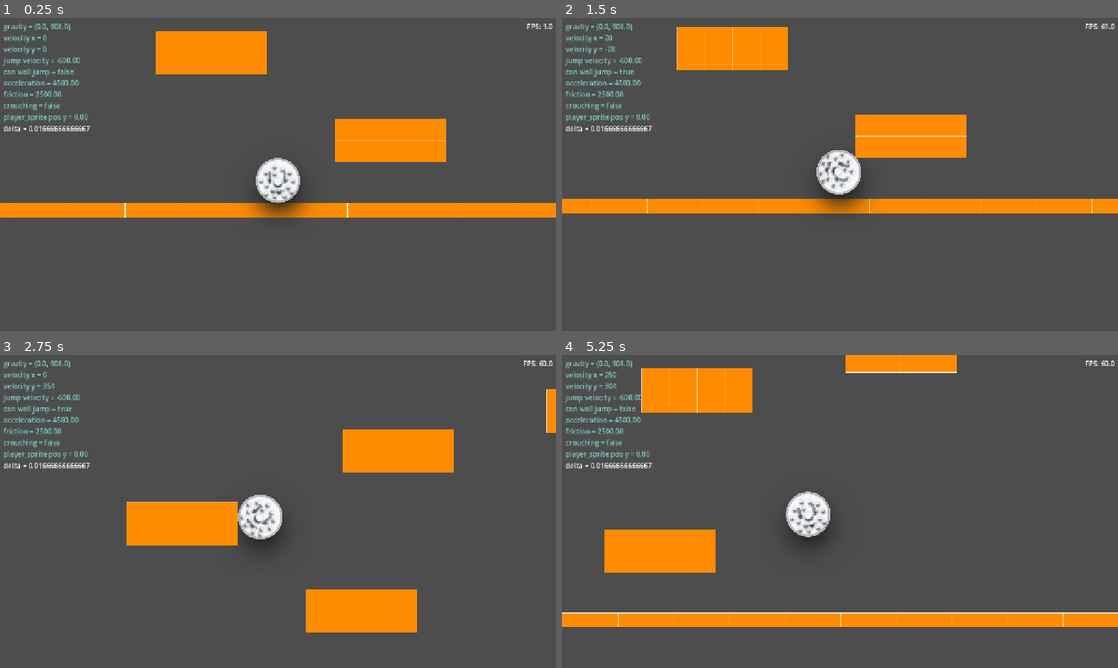
Above: before the commit, frames 1-4 (two rows, left to right).
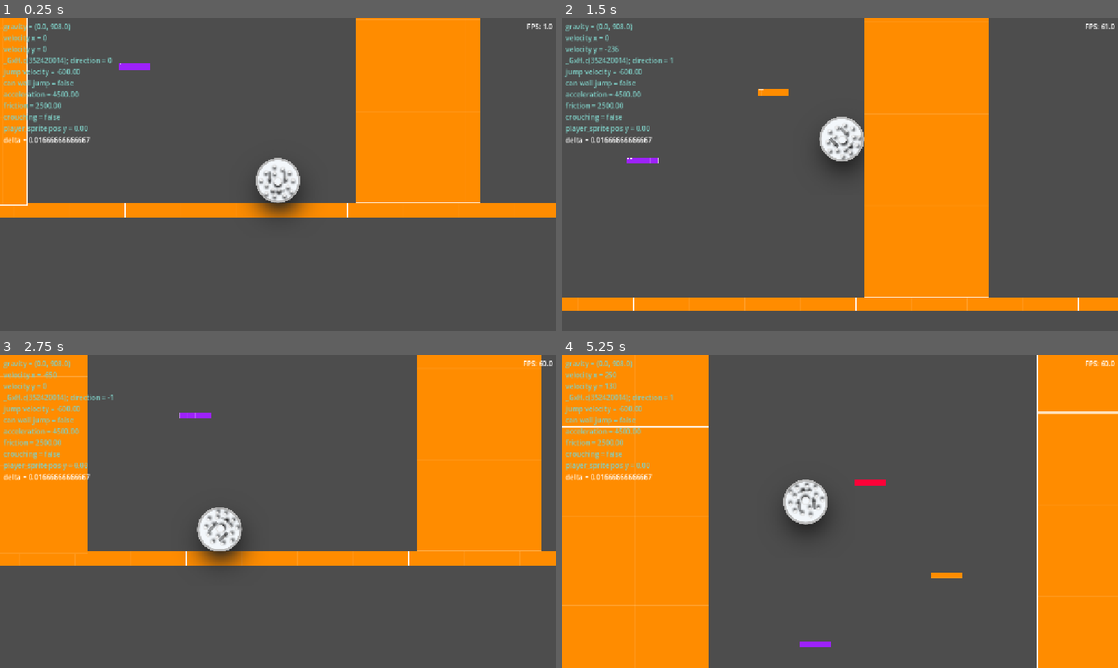
Above: after the commit, the same moments.

Repository: mitchglitchisdabestg/Haven-game
Game: Godot game, scene res://Scenes/basic_world.tscn
Two runs of this game, one before a commit and one after it. Both use one fixed random seed, a clock stepped at 60 frames per second and the inputs below.
Inputs (mouse positions are in pixels of both pictures, inside the frame that each line leads up to):
- Up to frame 1 (0.25 s): no input
- Up to frame 2 (1.5 s): move the mouse to (962, 158) at 0.52 s; hold D (right) from 0.53 s (still down); tap Ctrl (crouch) at 0.6 s; tap Space (jump) at 0.77, 0.8, 1.07, 1.35 s; move the mouse to (728, 190) at 1.27 s
- Up to frame 3 (2.75 s): tap Space (jump) at 1.52, 1.82, 2.3 s; tap Ctrl (crouch) at 1.55, 2.1 s; move the mouse to (333, 442) at 2.02 s; release D (right) at 2.03 s; hold A (left) from 2.03 s (still down)
- Up to frame 4 (5.25 s): move the mouse to (812, 574) at 2.77 s; release A (left) at 2.78 s; hold D (right) 2.78-4.28 s; tap Shift (sprint) at 2.85 s; tap Space (jump) at 3.02, 3.32, 3.77, 3.8, 4.07, 4.35, 4.52, 4.82 s; tap Ctrl (crouch) at 3.05, 3.6, 4.55, 5.1 s; move the mouse to (1006, 558) at 3.52 s; move the mouse to (673, 464) at 4.27 s; hold A (left) 4.28-5.03 s; move the mouse to (867, 511) at 5.02 s; hold D (right) from 5.03 s (still down)

The runs differ from the first frame. In frame 1, 18% of the frame differs, in the area x 0-87%, y 0-60%; in frame 2, 30%; in frame 3, 37%; in frame 4, 42%, in the area x 0-100%, y 0-100%.

Commit message:
player rotates on jump, jump pads and other

Diff:
--- a/Scenes/basic_platform.tscn
+++ b/Scenes/basic_platform.tscn
@@ -5,13 +5,15 @@
 [ext_resource type="PackedScene" uid="uid://cb8syerojevpy" path="res://Scenes/wall_jump_area.tscn" id="3_t6d03"]
 
 [sub_resource type="RectangleShape2D" id="RectangleShape2D_usgnq"]
-size = Vector2(256, 100)
+size = Vector2(456, 297)
 
 [node name="StaticBody2D" type="StaticBody2D" unique_id=181026950]
 script = ExtResource("1_q7hxk")
+size_x = 456
+size_y = 297
 
 [node name="Sprite2D" type="Sprite2D" parent="." unique_id=123445188]
-scale = Vector2(0.25, 0.09765625)
+scale = Vector2(0.4453125, 0.29003906)
 texture = ExtResource("1_abi2v")
 
 [node name="CollisionShape2D" type="CollisionShape2D" parent="." unique_id=2092970980]
--- a/Scenes/basic_world.tscn
+++ b/Scenes/basic_world.tscn
@@ -2,7 +2,7 @@
 
 [ext_resource type="Texture2D" uid="uid://bu330wxhlr0p2" path="res://Resources/Prototype/Orange/texture_02.png" id="1_cw8j7"]
 [ext_resource type="PackedScene" uid="uid://s5knk7obedau" path="res://Scenes/player.tscn" id="2_rqcs4"]
-[ext_resource type="PackedScene" uid="uid://bd36srvcbnt82" path="res://Scenes/basic_platforms.tscn" id="3_dfxwm"]
+[ext_resource type="PackedScene" uid="uid://bf2m5ak5grdre" path="res://Scenes/earth.tscn" id="3_dfxwm"]
 
 [sub_resource type="WorldBoundaryShape2D" id="WorldBoundaryShape2D_rqcs4"]
 
@@ -22,4 +22,4 @@
 [node name="player" parent="." unique_id=1185885422 instance=ExtResource("2_rqcs4")]
 position = Vector2(0, -75)
 
-[node name="basic_platforms" parent="." unique_id=1095278997 instance=ExtResource("3_dfxwm")]
+[node name="earth" parent="." unique_id=1902116238 instance=ExtResource("3_dfxwm")]
--- /dev/null
+++ b/Scenes/earth.tscn
@@ -0,0 +1,51 @@
+[gd_scene format=3 uid="uid://bf2m5ak5grdre"]
+
+[ext_resource type="PackedScene" uid="uid://chqyu0y7vnci0" path="res://Scenes/basic_platform.tscn" id="1_ngbl3"]
+[ext_resource type="PackedScene" uid="uid://d2wg6ekgco54d" path="res://Scenes/jump_pad_area.tscn" id="2_8nujt"]
+
+[node name="earth" type="Node2D" unique_id=1902116238]
+
+[node name="StaticBody2D" parent="." unique_id=181026950 instance=ExtResource("1_ngbl3")]
+position = Vector2(323, -845)
+size_x = 288
+size_y = 1691
+
+[node name="StaticBody2D2" parent="." unique_id=376297896 instance=ExtResource("1_ngbl3")]
+position = Vector2(-805, -812)
+size_y = 1636
+
+[node name="StaticBody2D3" parent="." unique_id=4099404 instance=ExtResource("1_ngbl3")]
+position = Vector2(1348, -2520)
+size_x = 540
+size_y = 5027
+
+[node name="StaticBody2D4" parent="." unique_id=1113730142 instance=ExtResource("1_ngbl3")]
+position = Vector2(295, -3249)
+size_x = 229
+size_y = 1722
+
+[node name="StaticBody2D6" parent="." unique_id=517461739 instance=ExtResource("1_ngbl3")]
+position = Vector2(-778, -2557)
+size_x = 50
+size_y = 830
+
+[node name="StaticBody2D7" parent="." unique_id=1708583559 instance=ExtResource("1_ngbl3")]
+position = Vector2(-778, -3709)
+size_x = 50
+size_y = 830
+
+[node name="StaticBody2D5" parent="." unique_id=1637959075 instance=ExtResource("1_ngbl3")]
+position = Vector2(-609, -5255)
+size_x = 498
+size_y = 1722
+
+[node name="jump_pad_area" parent="." unique_id=1367776173 instance=ExtResource("2_8nujt")]
+position = Vector2(-331, -313)
+
+[node name="jump_pad_area2" parent="." unique_id=1699861456 instance=ExtResource("2_8nujt")]
+position = Vector2(-30, -471)
+jump_pad_type = 1
+
+[node name="jump_pad_area3" parent="." unique_id=1352935983 instance=ExtResource("2_8nujt")]
+position = Vector2(-207, -684)
+jump_pad_type = 2
--- /dev/null
+++ b/Scenes/jump_pad_area.tscn
@@ -0,0 +1,19 @@
+[gd_scene format=3 uid="uid://d2wg6ekgco54d"]
+
+[ext_resource type="Script" uid="uid://lo3i1cardbj5" path="res://Scripts/jump_pad_area.gd" id="1_m4v3l"]
+[ext_resource type="Texture2D" uid="uid://cvwpx45oedtx4" path="res://Resources/Prototype/Purple/texture_01.png" id="2_ao3o6"]
+
+[sub_resource type="RectangleShape2D" id="RectangleShape2D_eg8xt"]
+size = Vector2(72, 14)
+
+[node name="jump_pad_area" type="Area2D" unique_id=1367776173]
+script = ExtResource("1_m4v3l")
+
+[node name="CollisionShape2D" type="CollisionShape2D" parent="." unique_id=1560025289]
+shape = SubResource("RectangleShape2D_eg8xt")
+
+[node name="Sprite2D" type="Sprite2D" parent="." unique_id=1894314037]
+scale = Vector2(0.0703125, 0.013671876)
+texture = ExtResource("2_ao3o6")
+
+[connection signal="body_entered" from="." to="." method="_on_body_entered"]
--- a/Scenes/player.tscn
+++ b/Scenes/player.tscn
@@ -30,7 +30,11 @@
 [node name="circle_mask" type="Sprite2D" parent="sprite_parent" unique_id=1415873267]
 texture = ExtResource("2_vgqql")
 
-[node name="proto_player_texture" type="Sprite2D" parent="sprite_parent/circle_mask" unique_id=1656293334]
+[node name="circle_mask_2" type="Sprite2D" parent="sprite_parent/circle_mask" unique_id=1500329099]
+scale = Vector2(0.99999994, 0.99999994)
+texture = ExtResource("2_vgqql")
+
+[node name="proto_player_texture" type="Sprite2D" parent="sprite_parent/circle_mask/circle_mask_2" unique_id=900488016]
 position = Vector2(6.2893066, 18.86792)
 scale = Vector2(1.9981657, 1.9981657)
 texture = ExtResource("3_vgqql")
--- a/Scenes/player_ui.tscn
+++ b/Scenes/player_ui.tscn
@@ -52,6 +52,7 @@
 text = "gravity =
 velocity x =
 velocity y =
+direction =
 crouching =
 player_sprite pos y = "
 
--- a/Scripts/basic_platform.gd
+++ b/Scripts/basic_platform.gd
@@ -1,6 +1,49 @@
+@tool
 extends StaticBody2D
 
+const SPRITE_BASE_SIZE := 1024.0
 
-# Called when the node enters the scene tree for the first time.
+@onready var sprite_2d: Sprite2D = $Sprite2D
+
+@export var size_x: int = 64:
+	set(value):
+		size_x = maxi(value, 0)
+		_update_shapes()
+
+@export var size_y: int = 64:
+	set(value):
+		size_y = maxi(value, 1) # Kept at min 1 so wall_jump_area (size_y - 1) never goes negative
+		_update_shapes()
+
 func _ready() -> void:
-	$wall_jump_area/CollisionShape2D.shape.size.x = $CollisionShape2D.shape.size.x + 15.0
+	var main_col: CollisionShape2D = $CollisionShape2D
+	var wall_col: CollisionShape2D = $wall_jump_area/CollisionShape2D
+
+	# Give this instance its own unique copy of each shape resource
+	if main_col and main_col.shape:
+		main_col.shape = main_col.shape.duplicate()
+	if wall_col and wall_col.shape:
+		wall_col.shape = wall_col.shape.duplicate()
+
+	_update_shapes()
+
+
+func _update_shapes() -> void:
+	if not is_node_ready():
+		return
+
+	var main_col: CollisionShape2D = $CollisionShape2D
+	var wall_col: CollisionShape2D = $wall_jump_area/CollisionShape2D
+
+	if main_col and main_col.shape:
+		main_col.shape.size.x = size_x
+		main_col.shape.size.y = size_y
+
+	if wall_col and wall_col.shape:
+		wall_col.shape.size.x = size_x + 15.0
+		wall_col.shape.size.y = maxf(size_y - 1.0, 0.0)
+		wall_col.position.y = main_col.position.y
+
+	if sprite_2d:
+		sprite_2d.scale = Vector2(size_x / SPRITE_BASE_SIZE, size_y / SPRITE_BASE_SIZE)
+		sprite_2d.position = main_col.position
--- /dev/null
+++ b/Scripts/jump_pad_area.gd
@@ -0,0 +1,36 @@
+@tool
+extends Area2D
+
+@export_enum("Small", "Medium", "Large") var jump_pad_type: int = 0:
+	set(value):
+		jump_pad_type = value
+		_update_texture()
+
+func _ready() -> void:
+	_update_texture()
+
+func _update_texture() -> void:
+	if not is_node_ready():
+		return
+
+	match jump_pad_type:
+		0: $Sprite2D.texture = preload("res://Resources/Prototype/Purple/texture_01.png")
+		1: $Sprite2D.texture = preload("res://Resources/Prototype/Orange/texture_01.png")
+		2: $Sprite2D.texture = preload("res://Resources/Prototype/Red/texture_01.png")
+
+func _on_body_entered(body: Node2D) -> void:
+	var rot: float = 45
+	var time: float = 0.3
+	if body.has_method("crouch_anim"):
+		match jump_pad_type:
+			0: body.velocity.y = body.jump_velocity / 1.5
+			1:
+				body.velocity.y = body.jump_velocity
+				rot = 135.0
+			2:
+				body.velocity.y = body.jump_velocity * 1.5
+				rot = 360.0
+				time = 0.7
+
+		var t = create_tween()
+		t.tween_property(body.player_sprite_child, "rotation_degrees", body.player_sprite_child.rotation_degrees + rot * body.direction, time).set_ease(Tween.EASE_OUT).set_trans(Tween.TRANS_BACK)
--- a/Scripts/player.gd
+++ b/Scripts/player.gd
@@ -6,6 +6,7 @@
 @export var friction: float = 1000.0
 var jump_velocity: float = -600.0
 const CHARGED_JUMP_MULT: float = 1.3
+var direction: float
 @export var fall_gravity_multiplier: float = 1.8
 var sprint_speed_mult: float = 1.02
 var max_speed: float = 1800.0
@@ -15,6 +16,7 @@
 
 @onready var player_sprite_parent: Node2D = $sprite_parent
 @onready var player_sprite: Sprite2D = $sprite_parent/circle_mask
+@onready var player_sprite_child: Sprite2D = $sprite_parent/circle_mask/circle_mask_2
 
 @onready var ball_radius: float = $CollisionShape2D.shape.radius
 
@@ -77,6 +79,10 @@
 			crouch_anim()
 			return
 		velocity.y = jump_velocity
+		can_wall_jump = false
+
+		var t = create_tween()
+		t.tween_property(player_sprite_child, "rotation_degrees", player_sprite_child.rotation_degrees + 90.0 * direction, 0.3).set_ease(Tween.EASE_OUT).set_trans(Tween.TRANS_BACK)
 
 	if sprinting and is_on_floor():
 		speed = clampf(speed * sprint_speed_mult, min_speed, max_speed)
@@ -86,7 +92,7 @@
 		jump_velocity = -600.0
 	# Get the input direction and handle the movement/deceleration.
 	# As good practice, you should replace UI actions with custom gameplay actions.
-	var direction := Input.get_axis("left", "right")
+	direction = Input.get_axis("left", "right")
 	if direction:
 		velocity.x = move_toward(velocity.x, direction * speed, acceleration * delta)
 		#if direction > 0.1: player_sprite.flip_h = true
--- a/Scripts/player_ui.gd
+++ b/Scripts/player_ui.gd
@@ -12,6 +12,7 @@
 	d_velocity.text = "gravity = %s
 	velocity x = %d
 	velocity y = %d
+	direction = %d
 	jump velocity = %.2f
 	can wall jump = %s
 	acceleration = %.2f
@@ -20,6 +21,7 @@
 	player_sprite pos y = %.2f" %                                               \
 	[str(player_parent.gravity),                                                \
 	player_parent.velocity.x, player_parent.velocity.y,                         \
+	player_parent.direction,                                                    \
 	player_parent.jump_velocity, str(player_parent.can_wall_jump),              \
 	player_parent.acceleration, player_parent.friction,                         \
 	str(player_parent.crouching), player_parent.player_sprite.position.y]
--- a/project.godot
+++ b/project.godot
@@ -32,12 +32,6 @@
 
 [input]
 
-up={
-"deadzone": 0.2,
-"events": [Object(InputEventKey,"resource_local_to_scene":false,"resource_name":"","device":-1,"window_id":0,"alt_pressed":false,"shift_pressed":false,"ctrl_pressed":false,"meta_pressed":false,"pressed":false,"keycode":0,"physical_keycode":87,"key_label":0,"unicode":119,"location":0,"echo":false,"script":null)
-, Object(InputEventKey,"resource_local_to_scene":false,"resource_name":"","device":-1,"window_id":0,"alt_pressed":false,"shift_pressed":false,"ctrl_pressed":false,"meta_pressed":false,"pressed":false,"keycode":0,"physical_keycode":4194320,"key_label":0,"unicode":0,"location":0,"echo":false,"script":null)
-]
-}
 down={
 "deadzone": 0.2,
 "events": [Object(InputEventKey,"resource_local_to_scene":false,"resource_name":"","device":-1,"window_id":0,"alt_press …(192 unchanged characters)…
@@ -55,7 +49,8 @@
 }
 jump={
 "deadzone": 0.2,
-"events": [Object(InputEventKey,"resource_local_to_scene":fa …(140 unchanged characters)… d":false,"keycode":0,"physical_keycode":32,"key_label":0,"unicode":32,"location":0,"echo":false,"script":null)
+"events": [Object(InputEventKey,"resource_local_to_scene":fa …(140 unchanged characters)… d":false,"keycode":0,"physical_keycode":87,"key_label":0,"unicode":119,"location":0,"echo":false,"script":null)
+, Object(InputEventKey,"resource_local_to_scene":false,"resource_name":"","device":-1,"window_id":0,"alt_pressed":false,"shift_pressed":false,"ctrl_pressed":false,"meta_pressed":false,"pressed":false,"keycode":0,"physical_keycode":32,"key_label":0,"unicode":32,"location":0,"echo":false,"script":null)
 ]
 }
 crouch={
Not shown, added: Scripts/jump_pad_area.gd.uid
